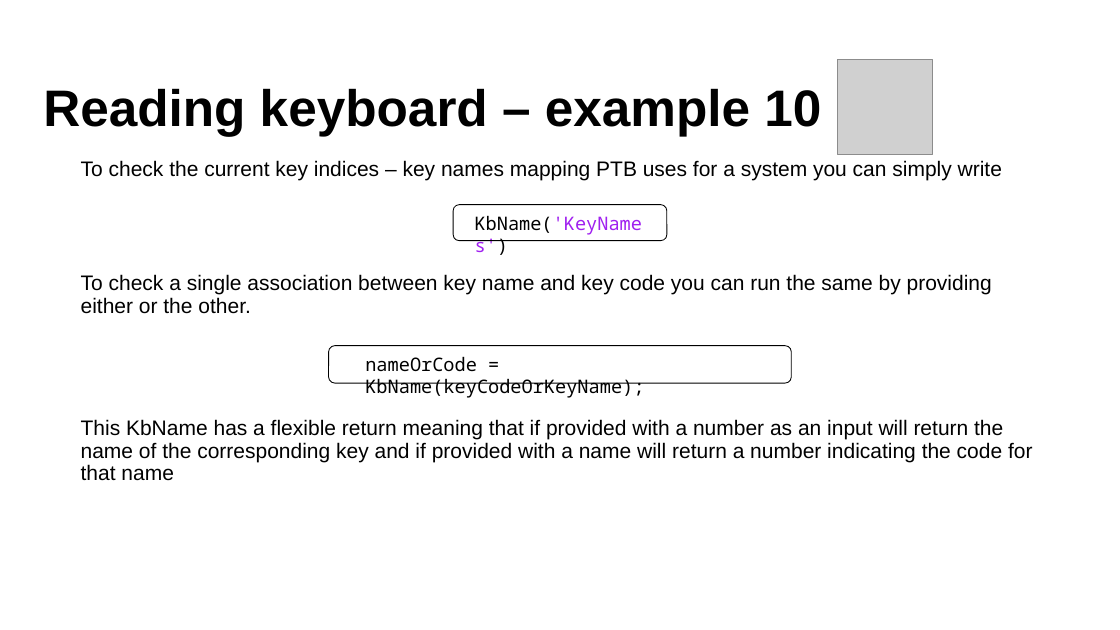
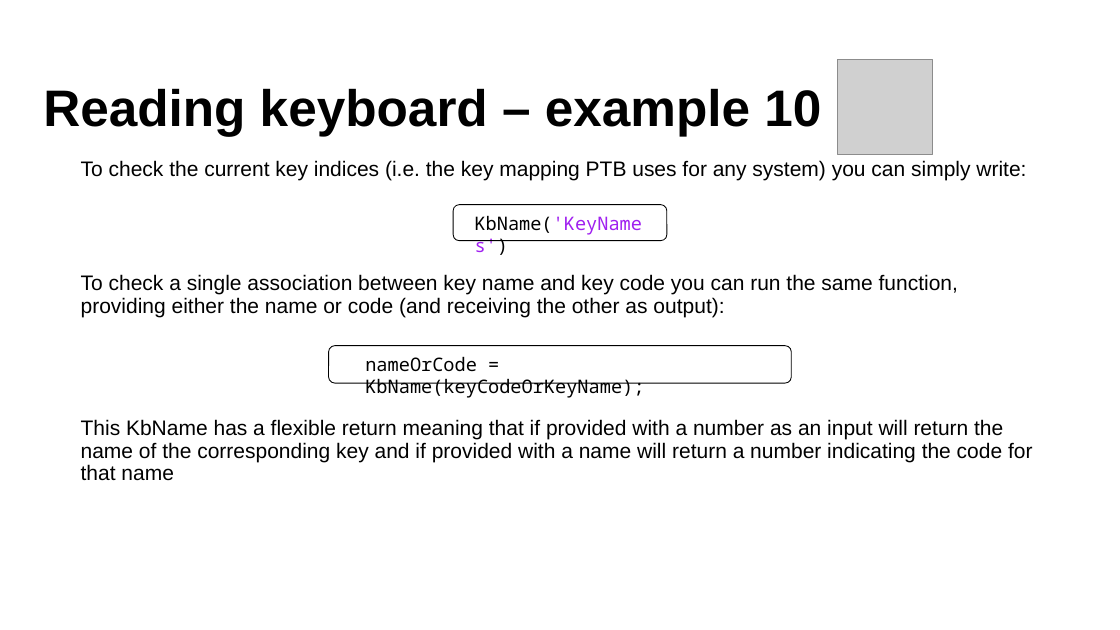
Before and after one commit to Lenakeiz/MatlabPTBExercise, a slide deck: slide 17 of PTB - A gentle introduction (lecture one).pptx. Drawn at 1120x630 pixels with LibreOffice and Linux fonts; fonts in the diff are those of the drawing; grey boxes stand for pictures; background and template pictures are left out. Boxes give left, top, right and bottom in pixels: in the first picture for what was removed or moved away, otherwise in the second. Text is boxed around its words. In the diff, an @@ line names an element or a change of style, - is before the commit and + after.

Commit message:
Fixed typos in the slides

```diff
--- a/PTB - A gentle introduction (lecture one).pptx
+++ b/PTB - A gentle introduction (lecture one).pptx
@@ text at [81,160,1026,181]: text changed @@
-To check the current key indices – key names mapping PTB uses for a system you can simply write
+To check the current key indices (i.e. the key mapping PTB uses for any system) you can simply write:
@@ text at [81,274,958,317]: text changed @@
-To check a single association between key name and key code you can run the same by providing either or the other.
+To check a single association between key name and key code you can run the same function, providing either the name or code (and receiving the other as output):
```
Also in this commit, not shown: 14 other slides changed.
